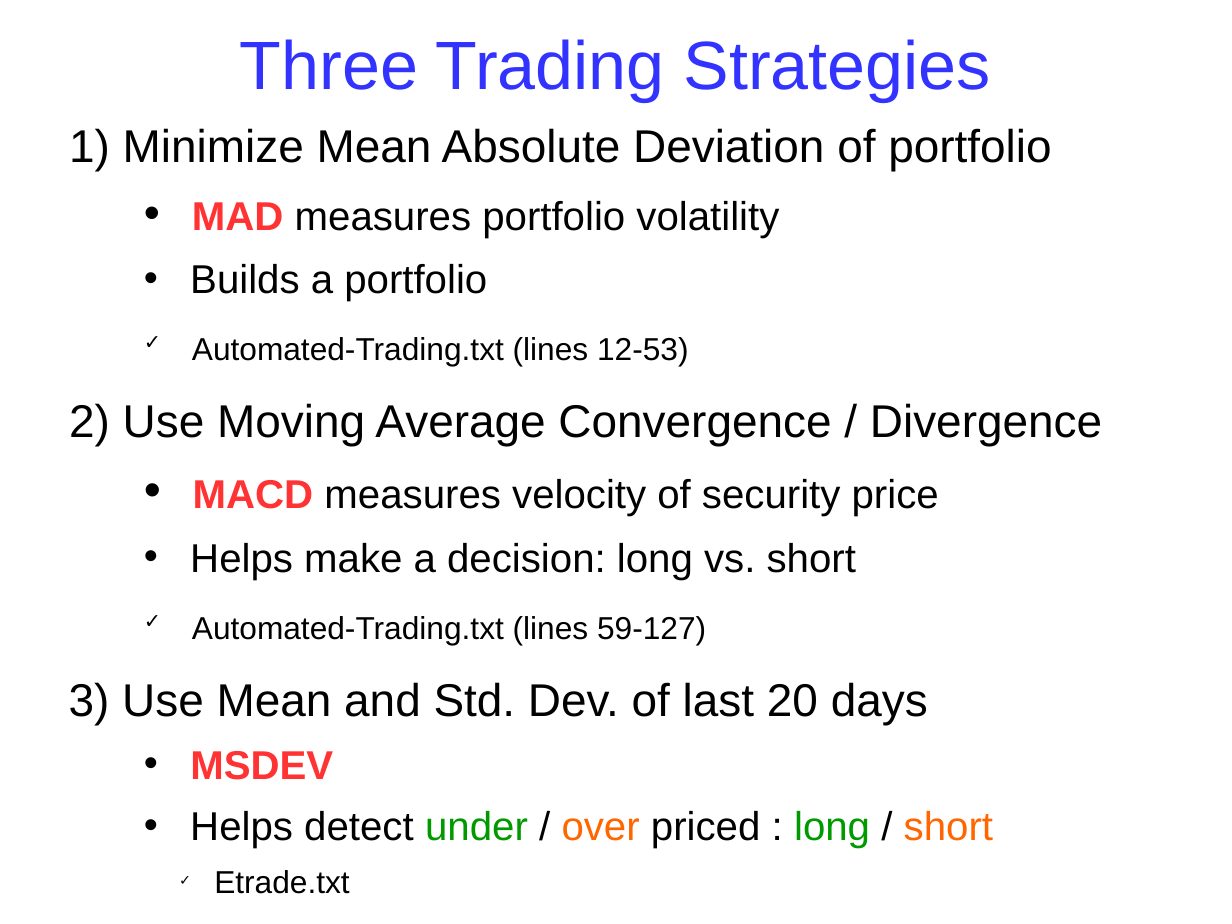
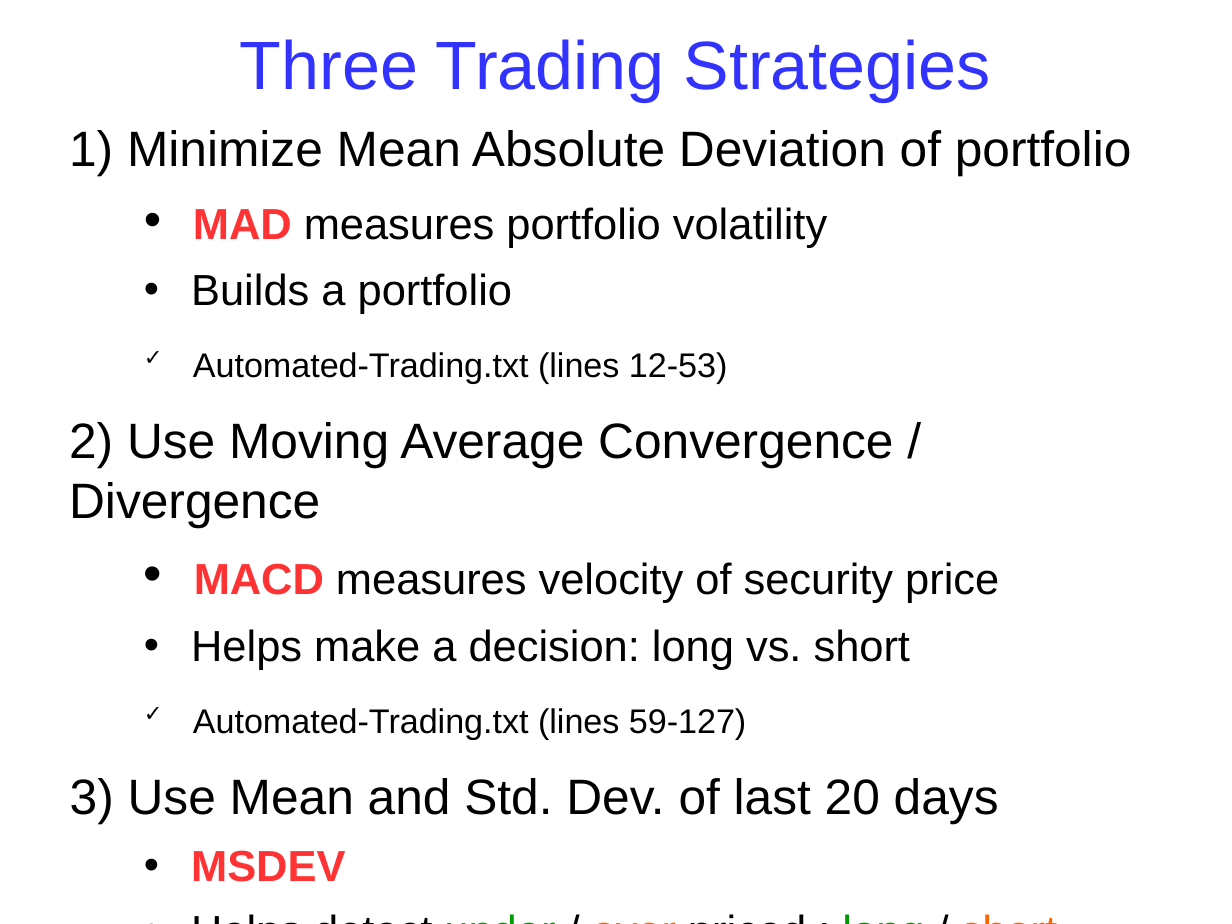
Before and after one commit to babakopti/opti-trade, a slide deck: slide 2 of presentations/initial-presentation.odp. Drawn at 1232x924 pixels with LibreOffice and Linux fonts; fonts in the diff are those of the drawing. Boxes give left, top, right and bottom in pixels: in the first picture for what was removed or moved away, otherwise in the second. Text is boxed around its words. In the diff, an @@ line names an element or a change of style, - is before the commit and + after.

```diff
--- a/presentations/initial-presentation.odp
+++ b/presentations/initial-presentation.odp
@@ text "1) Minimize Mean Absolute Deviation ..." at (69,130,1132,882): size 29.6 to 32 pt in "1) Minimize Mean Absolute Deviation of portfolio", "2) Use Moving Average Convergence / Divergence", "3) Use Mean and Std. Dev. of ..."; highlight #FFFFFF to none; size 25.9 to 28 pt in "MAD measures portfolio volatility", "Builds a portfolio", "MACD measures velocity of security price", "Helps make a decision: long vs. short" and 2 more places; size 20.4 to 22 pt in "Automated-Trading.txt (lines 12-53)", "Automated-Trading.txt (lines 59-127)", "Etrade.txt" @@
```
Also in this commit, not shown: 36 other slides changed, 1 slide removed, 1 other file.
